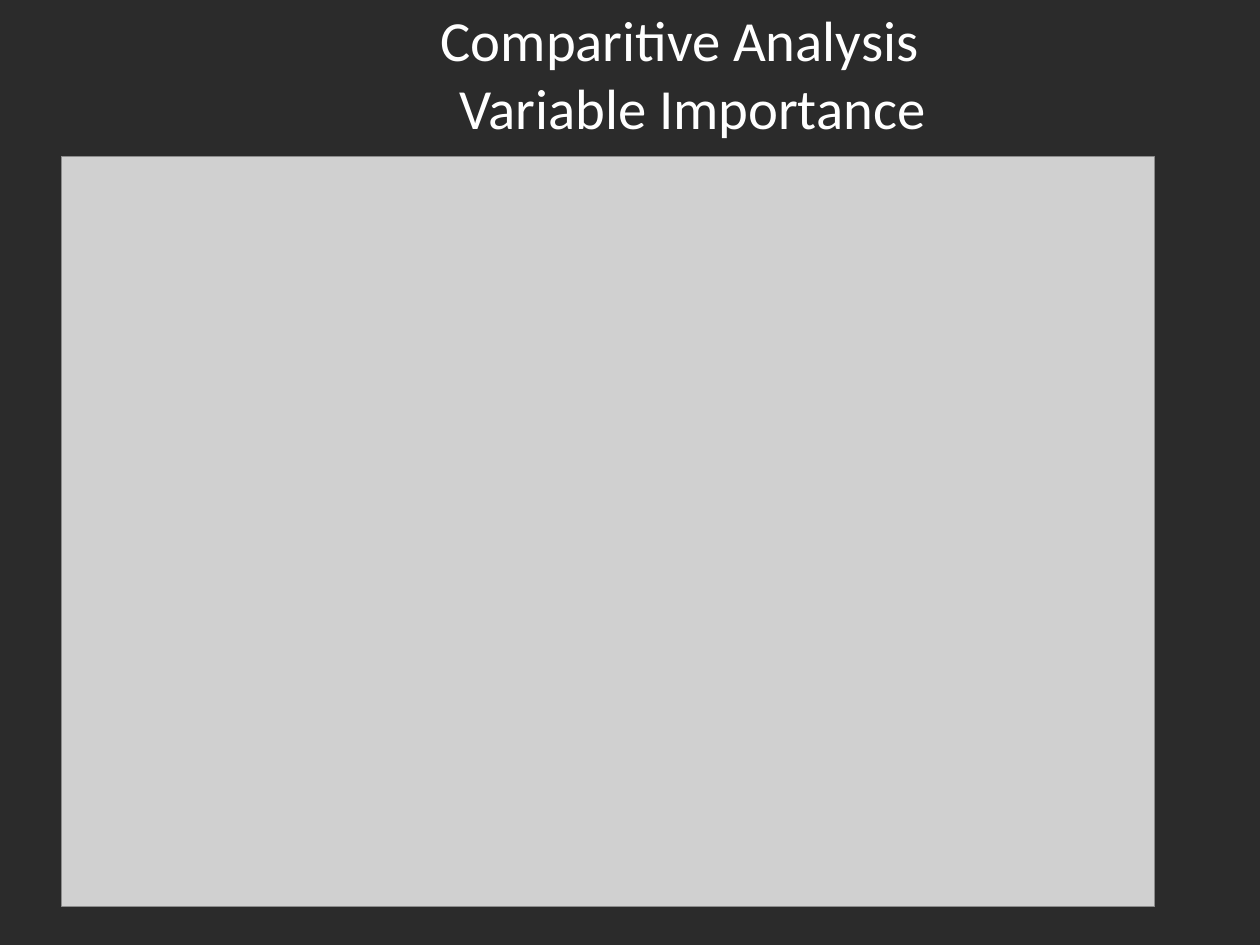
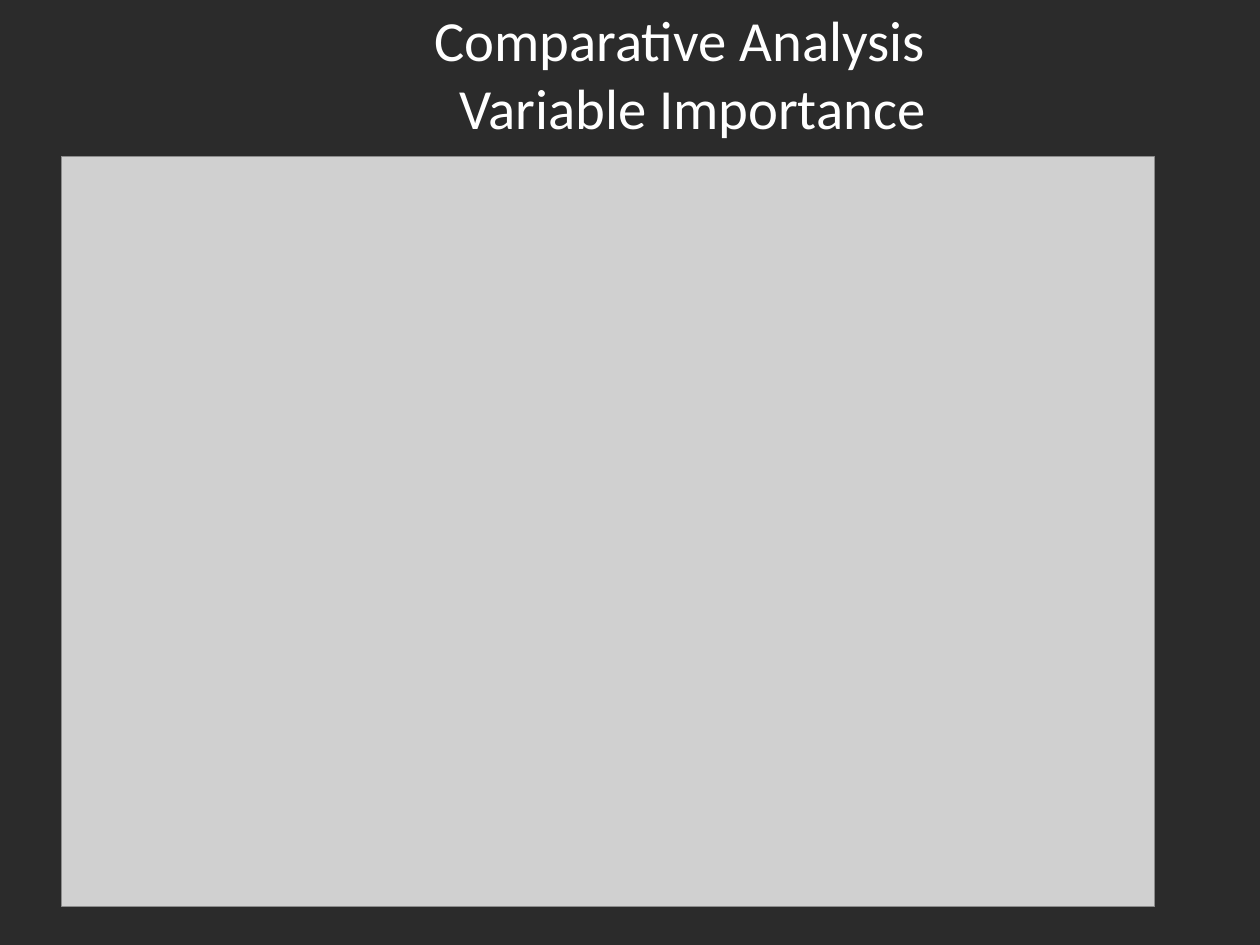
Before and after one commit to anguyen-07/DDS6306_CaseStudy02, a slide deck: slide 17 of DDSAnalytics_CaseStudy2_Updated.pptx (slide 18 before the commit). Drawn at 1260x945 pixels with LibreOffice and Linux fonts; fonts in the diff are those of the drawing; grey boxes stand for pictures; background and template pictures are left out; a plain dark background stands for a picture behind light text. Boxes give left, top, right and bottom in pixels: in the first picture for what was removed or moved away, otherwise in the second. Text is boxed around its words. In the diff, an @@ line names an element or a change of style, - is before the commit and + after.

```diff
--- a/DDSAnalytics_CaseStudy2_Updated.pptx
+++ b/DDSAnalytics_CaseStudy2_Updated.pptx
@@ title at box(434, 21, 925, 138): text changed @@
-Comparitive Analysis
-Variable Importance
+Comparative Analysis
+Variable Importance
```
Also in this commit, not shown: 5 other slides changed, 3 slides added, 1 slide removed.
